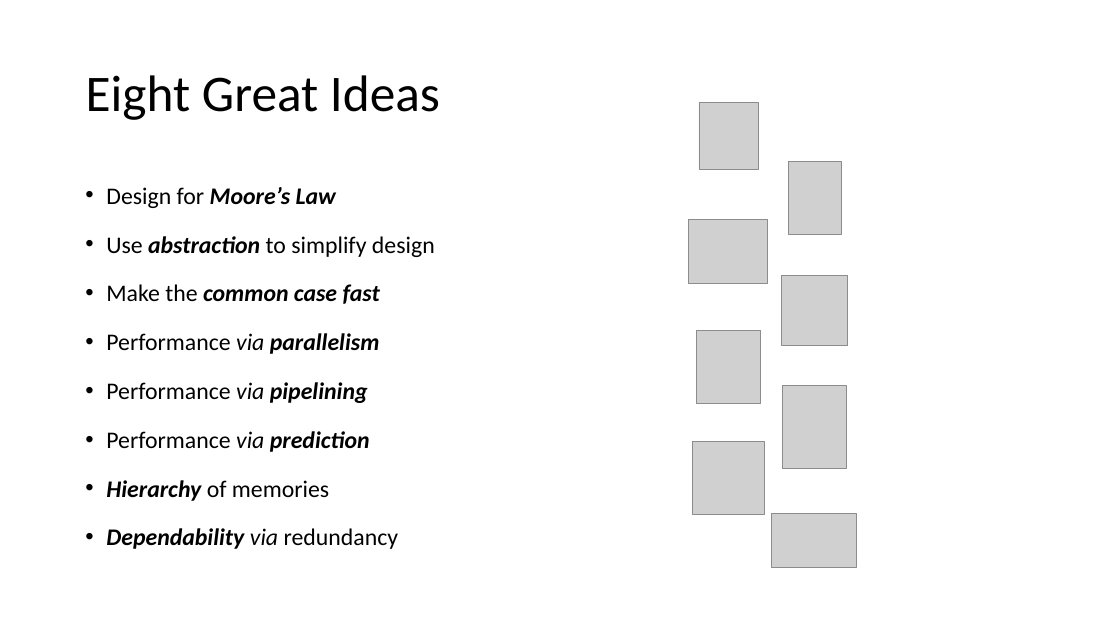
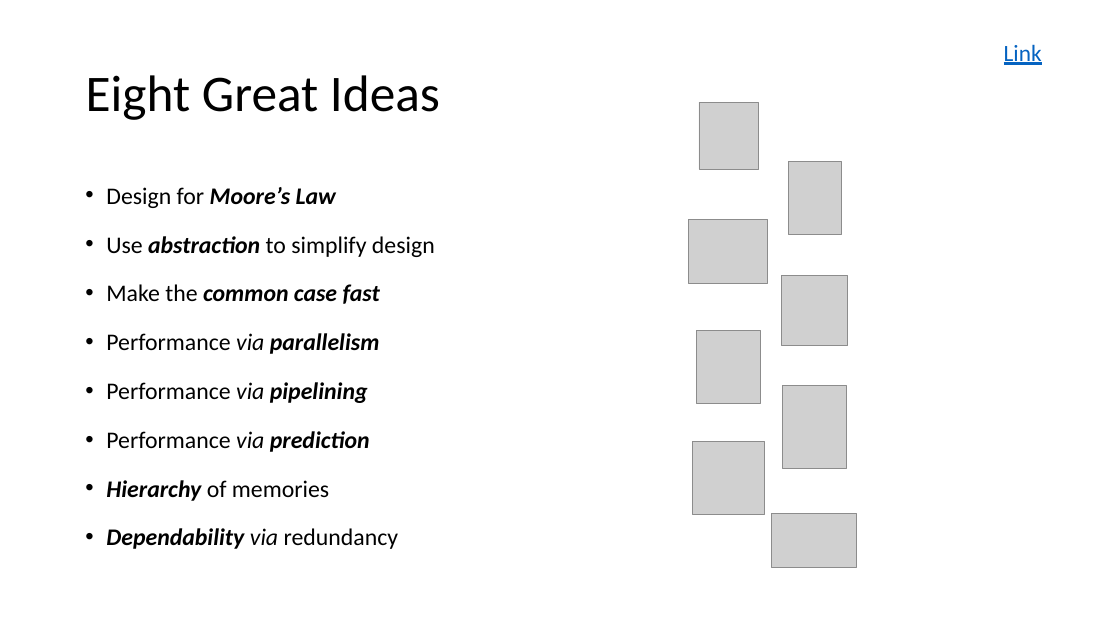
Before and after one commit to PG-DESD/CDAC_Sharing_Data, a slide deck: slide 2 of Microprocessor/TheoryLectures/RISC-V_Theory.pptx. Drawn at 1120x630 pixels with LibreOffice and Linux fonts; fonts in the diff are those of the drawing; grey boxes stand for pictures. Boxes give left, top, right and bottom in pixels: in the first picture for what was removed or moved away, otherwise in the second. Text is boxed around its words. In the diff, an @@ line names an element or a change of style, - is before the commit and + after.

```diff
--- a/Microprocessor/TheoryLectures/RISC-V_Theory.pptx
+++ b/Microprocessor/TheoryLectures/RISC-V_Theory.pptx
@@ text added at (1004,44,1042,65), 20 pt, text #0563C1, underline @@
+Link
```
Also in this commit, not shown: 1 other file.
